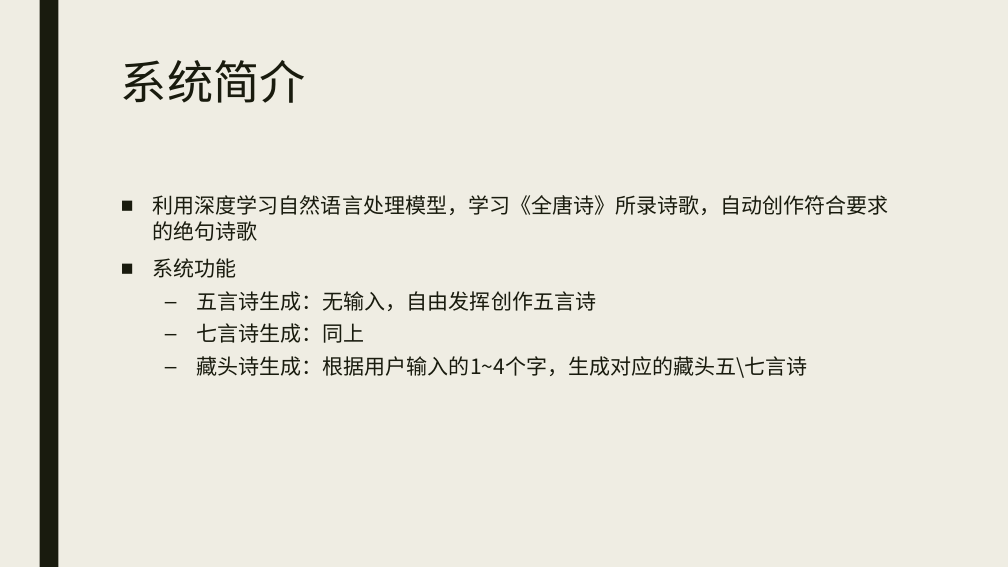
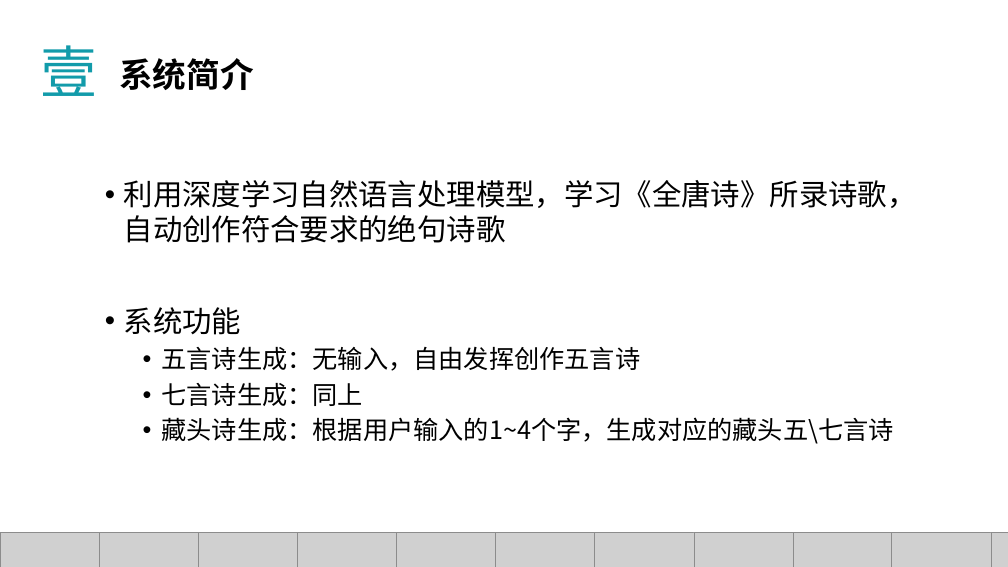
Before and after one commit to Changed-cc/deepstudy, a slide deck: slide 4 of CPG_pre.pptx (slide 3 before the commit). Drawn at 1008x567 pixels with LibreOffice and Linux fonts; fonts in the diff are those of the drawing; grey boxes stand for pictures; background and template pictures are left out. Boxes give left, top, right and bottom in pixels: in the first picture for what was removed or moved away, otherwise in the second. Text is boxed around its words. In the diff, an @@ line names an element or a change of style, - is before the commit and + after.

```diff
--- a/CPG_pre.pptx
+++ b/CPG_pre.pptx
@@ background #EFEDE3 to #FFFFFF @@
@@ rectangle removed at (39,0,58,567) @@
@@ text added at (41,45,98,96), 54 pt, text #129BA9 @@
+壹
@@ text "系统简介" at (119,58,253,90): size 44 to 32 pt, font Noto Sans CJK SC to Noto Sans CJK JP, text colour #191B0E to #000000, bold on; line spacing 0.89 to 1 @@
@@ text "利用深度学习自然语言处理模型，学习《全唐诗》所录诗歌，自动创作符合要求的绝句诗歌": place and size @@
-text "利用深度学习自然语言处理模型，学习《全唐诗》所录诗歌，自动创作符合要求的绝句诗歌" at (153,195,889,378)
+text "利用深度学习自然语言处理模型，学习《全唐诗》所录诗歌，自动创作符合要求的绝句诗歌" at (124,180,917,444)
@@ text "利用深度学习自然语言处理模型，学习《全唐诗》所录诗歌，自动创作符合要求的绝句诗歌" at (124,180,917,444): size 20 to 28 pt in "利用深度学习自然语言处理模型，学习《全唐诗》所录诗歌，自动创作符合要求的绝句诗歌", "系统功能"; text colour #191B0E to #000000; size 20 to 24 pt in "五言诗生成：无输入，自由发挥创作五言诗", "七言诗生成：同上", "藏头诗生成：根据用户输入的1~4个字，生成对应的藏头五\七言诗"; bullet ■ to •; less space between paragraphs; bullet – to • @@
@@ group added at (0,532,1008,567): 11 pictures @@
```
Also in this commit, not shown: 6 other slides changed, 7 slides added, 2 slides removed, 1 other file.
